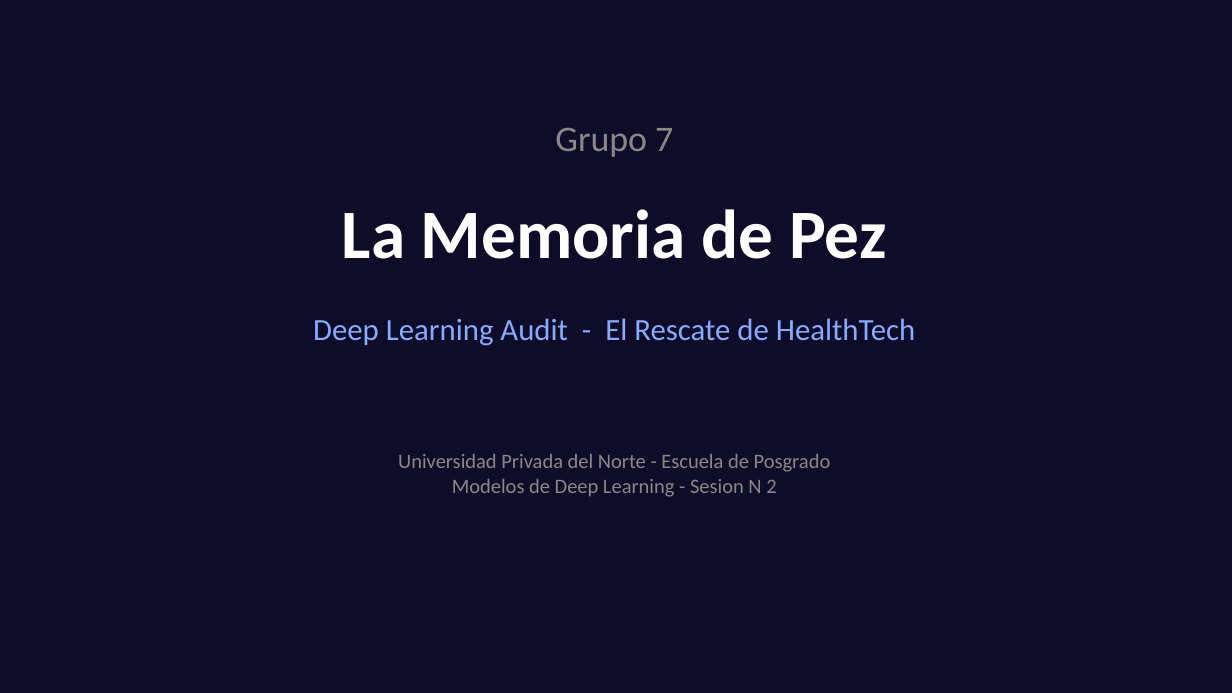
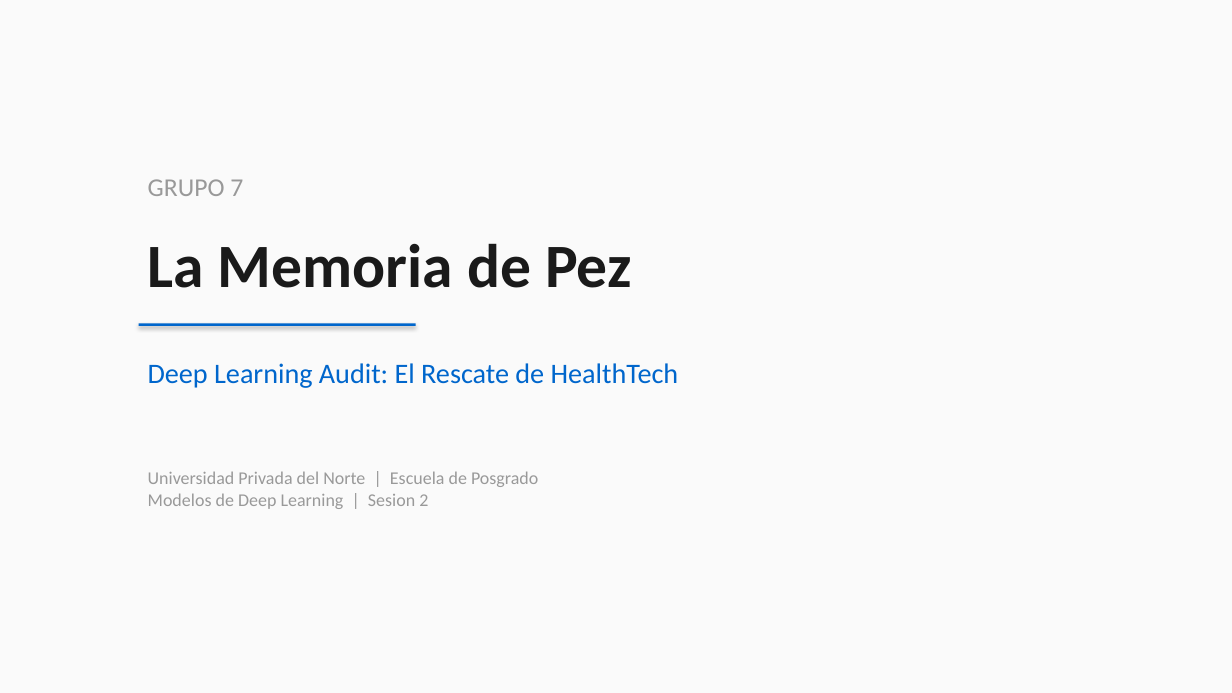
Before and after one commit to Xamplix/proyecto, a slide deck: slide 1 of Grupo7_La_Memoria_de_Pez.pptx. Drawn at 1232x693 pixels with LibreOffice and Linux fonts; fonts in the diff are those of the drawing. Boxes give left, top, right and bottom in pixels: in the first picture for what was removed or moved away, otherwise in the second. Text is boxed around its words. In the diff, an @@ line names an element or a change of style, - is before the commit and + after.

```diff
--- a/Grupo7_La_Memoria_de_Pez.pptx
+++ b/Grupo7_La_Memoria_de_Pez.pptx
@@ background #0F0C29 to #FAFAFA @@
@@ text at (148, 179, 243, 196): text changed; size 28 to 20 pt; text colour #888888 to #999999 @@
-Grupo 7
+GRUPO 7
@@ text "La Memoria de Pez": place and size @@
-text "La Memoria de Pez" at (342, 209, 887, 259)
+text "La Memoria de Pez" at (148, 243, 632, 288)
@@ text "La Memoria de Pez" at (148, 243, 632, 288): size 54 to 48 pt, text colour #FFFFFF to #1A1A1A; alignment centre to left @@
@@ rectangle added at (139, 323, 416, 326), fill #0066CC @@
@@ text at (148, 363, 679, 388): text changed; size 24 to 22 pt; text colour #88AAFF to #0066CC @@
-Deep Learning Audit - El Rescate de HealthTech
+Deep Learning Audit: El Rescate de HealthTech
@@ text at (148, 471, 538, 509): text changed; size 16 to 14 pt; text colour #888888 to #999999 @@
-Universidad Privada del Norte - Escuela de Posgrado
-Modelos de Deep Learning - Sesion N 2
+Universidad Privada del Norte | Escuela de Posgrado
+Modelos de Deep Learning | Sesion 2
```
Also in this commit, not shown: 8 other slides changed, 1 other file.
